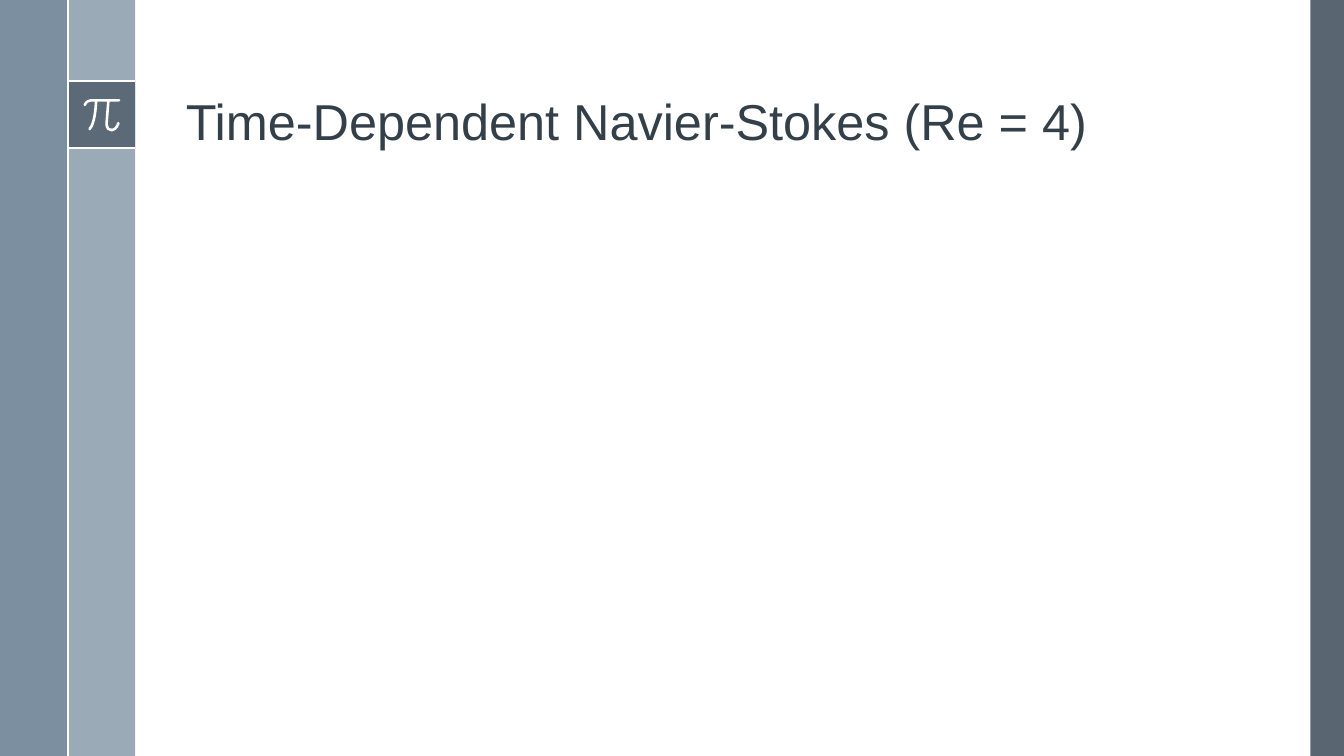
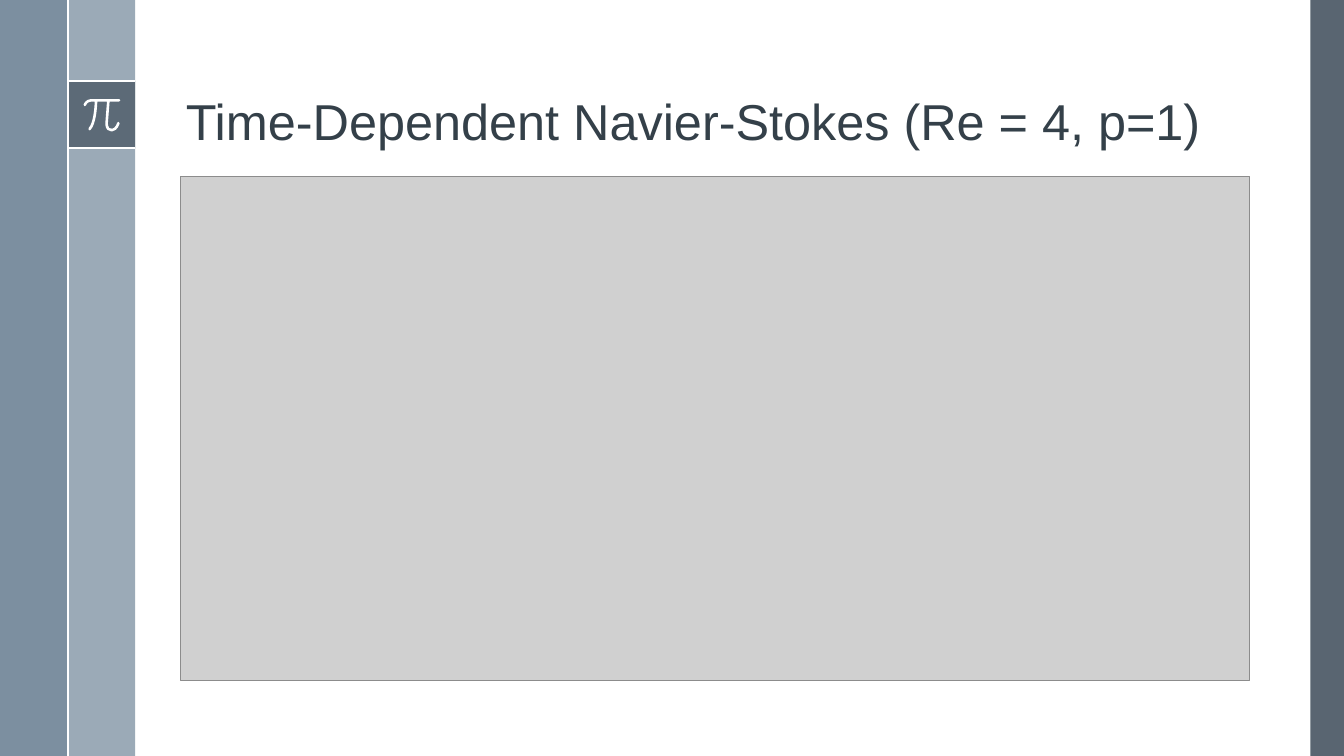
Before and after one commit to simone-fdr/navier-stokes, a slide deck: slide 19 of Presentatione_NMPDE_Navier_Stokes_temp.pptx. Drawn at 1344x756 pixels with LibreOffice and Linux fonts; fonts in the diff are those of the drawing; grey boxes stand for pictures. Boxes give left, top, right and bottom in pixels: in the first picture for what was removed or moved away, otherwise in the second. Text is boxed around its words. In the diff, an @@ line names an element or a change of style, - is before the commit and + after.

```diff
--- a/Presentatione_NMPDE_Navier_Stokes_temp.pptx
+++ b/Presentatione_NMPDE_Navier_Stokes_temp.pptx
@@ title at [186, 103, 1200, 150]: text changed @@
-Time-Dependent Navier-Stokes (Re = 4)
+Time-Dependent Navier-Stokes (Re = 4, p=1)
@@ picture added at [180, 176, 1250, 681] @@
```
Also in this commit, not shown: 3 other slides changed, 1 slide added.
